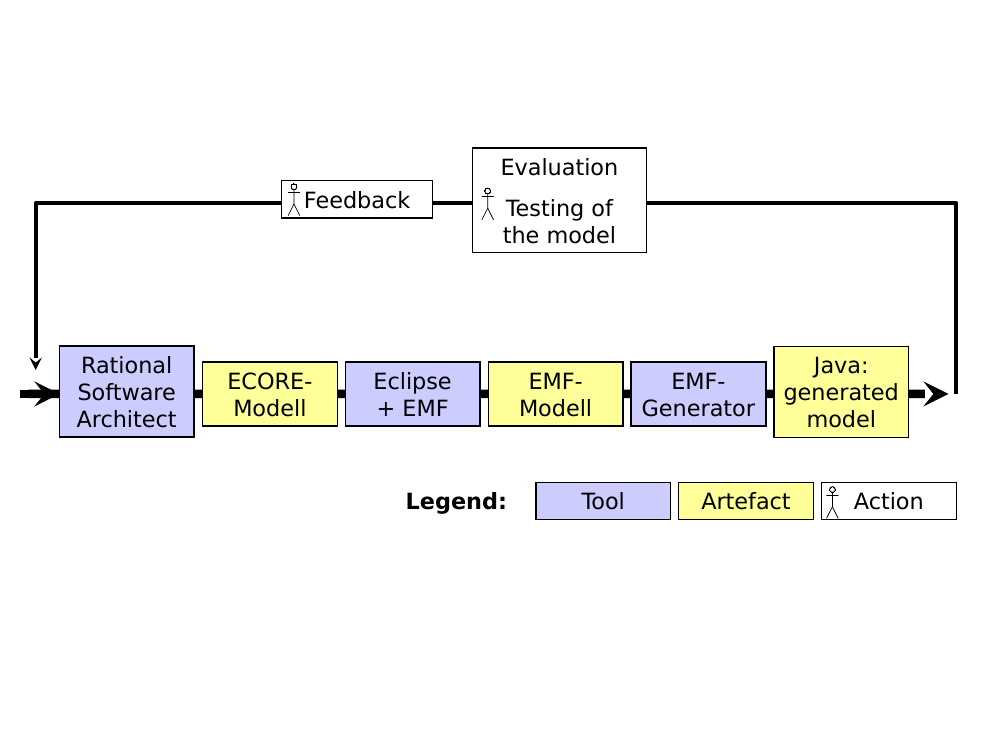
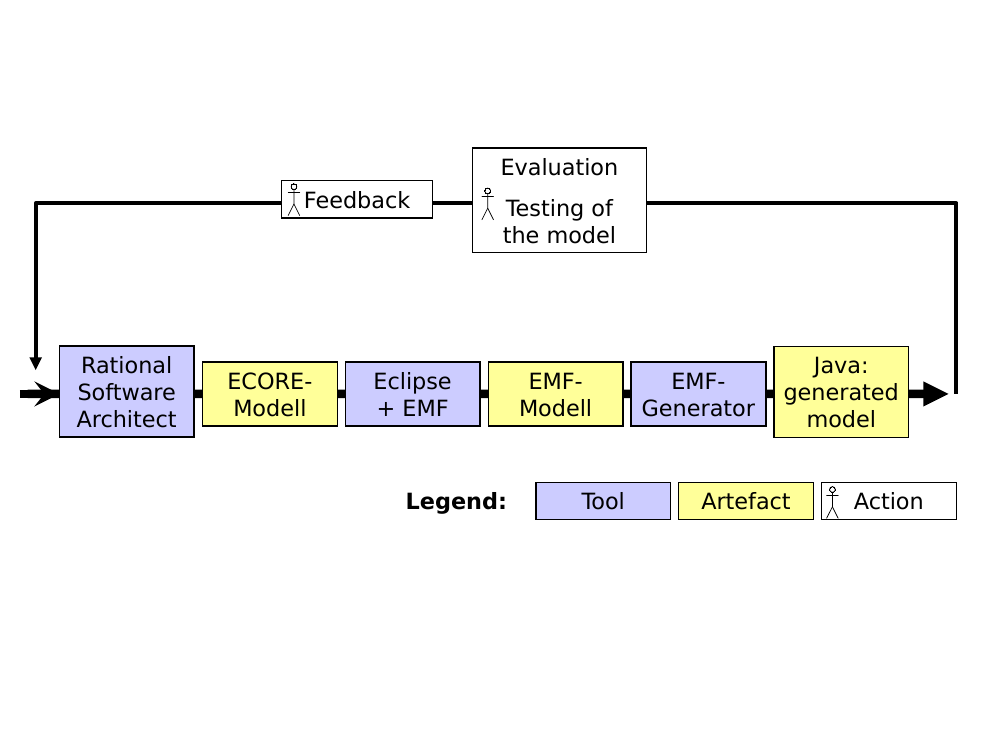
Before and after one commit to PalladioSimulator/Palladio-Core-PCM, a slide deck: slide 2 of trunk/doc/Ausarbeitung/image/component-model01.ppt. Drawn at 1008x756 pixels with LibreOffice and Linux fonts; fonts in the diff are those of the drawing. Boxes give left, top, right and bottom in pixels: in the first picture for what was removed or moved away, otherwise in the second. Text is boxed around its words. In the diff, an @@ line names an element or a change of style, - is before the commit and + after.

```diff
--- a/trunk/doc/Ausarbeitung/image/component-model01.ppt
+++ b/trunk/doc/Ausarbeitung/image/component-model01.ppt
@@ arrow (27, 394) - (949, 394): arrowheads changed @@
```
Also in this commit, not shown: 1 slide added, 2 other files.
